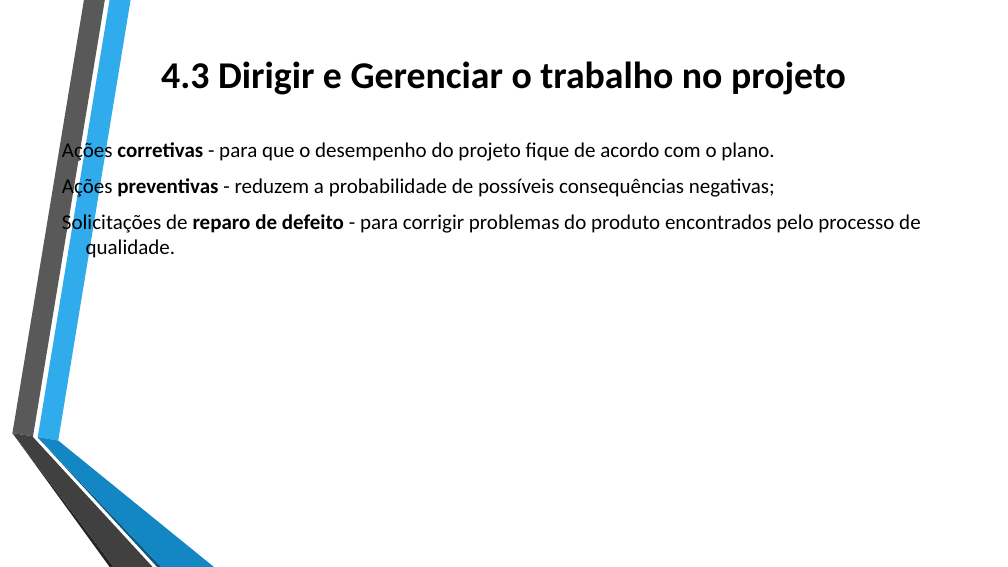
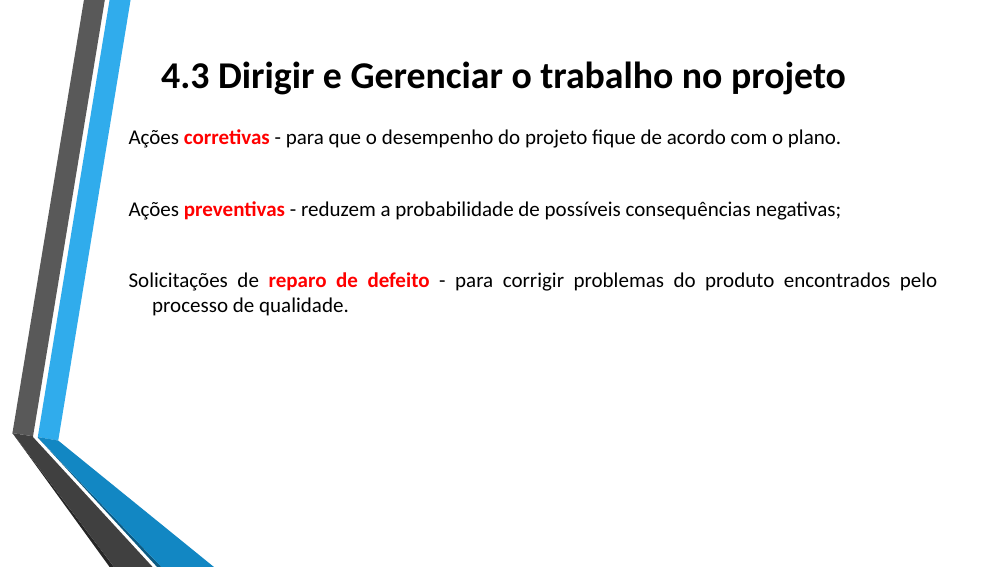
Before and after one commit to jharbes/ADMINISTRACAO-DE-REDES, a slide deck: slide 27 of RELATORIO PROVA P2/relatorio-pmbok-capitulo4-jharbes.pptx. Drawn at 1008x567 pixels with LibreOffice and Linux fonts; fonts in the diff are those of the drawing. Boxes give left, top, right and bottom in pixels: in the first picture for what was removed or moved away, otherwise in the second. Text is boxed around its words. In the diff, an @@ line names an element or a change of style, - is before the commit and + after.

```diff
--- a/RELATORIO PROVA P2/relatorio-pmbok-capitulo4-jharbes.pptx
+++ b/RELATORIO PROVA P2/relatorio-pmbok-capitulo4-jharbes.pptx
@@ text "Ações corretivas - para que ...": place and size @@
-text "Ações corretivas - para que ..." at (62,140,920,261)
+text "Ações corretivas - para que ..." at (129,129,937,316)
@@ text "Ações corretivas - para que ..." at (129,129,937,316): text colour #000000 to #FF0000 in "corretivas", "preventivas", "reparo de defeito"; alignment left to justified @@
```
Also in this commit, not shown: 8 other slides changed.
